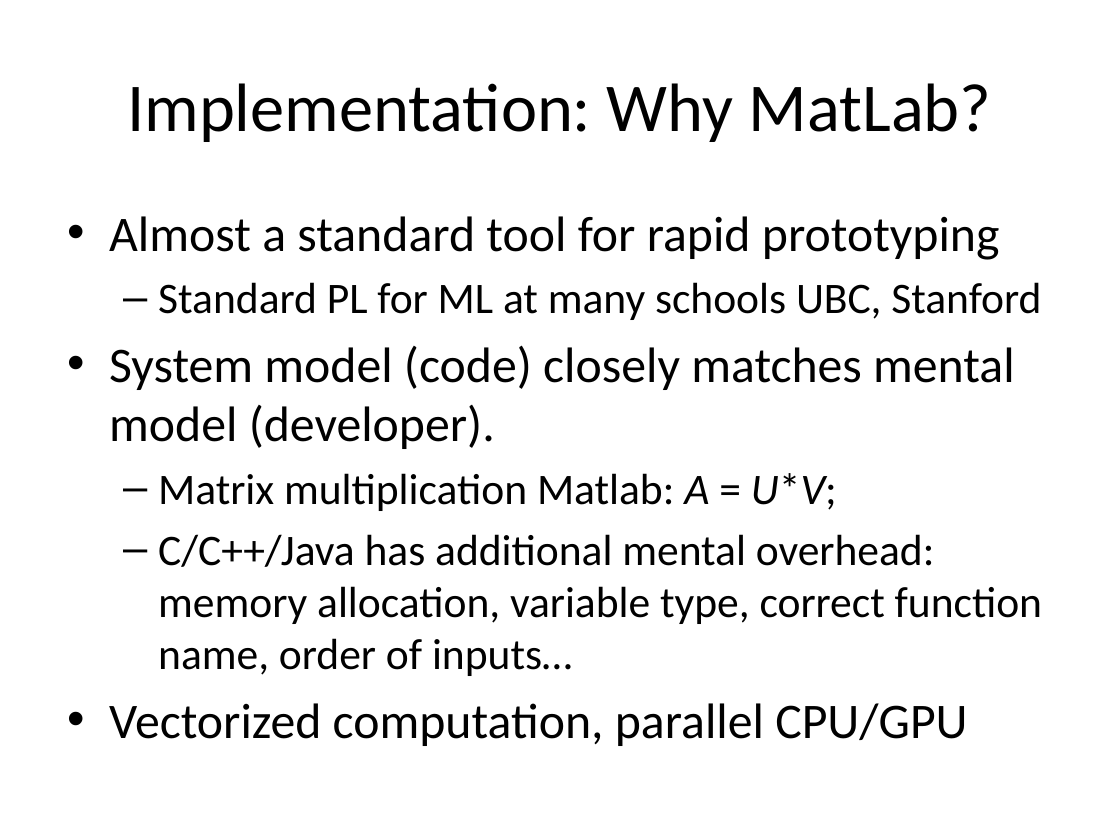
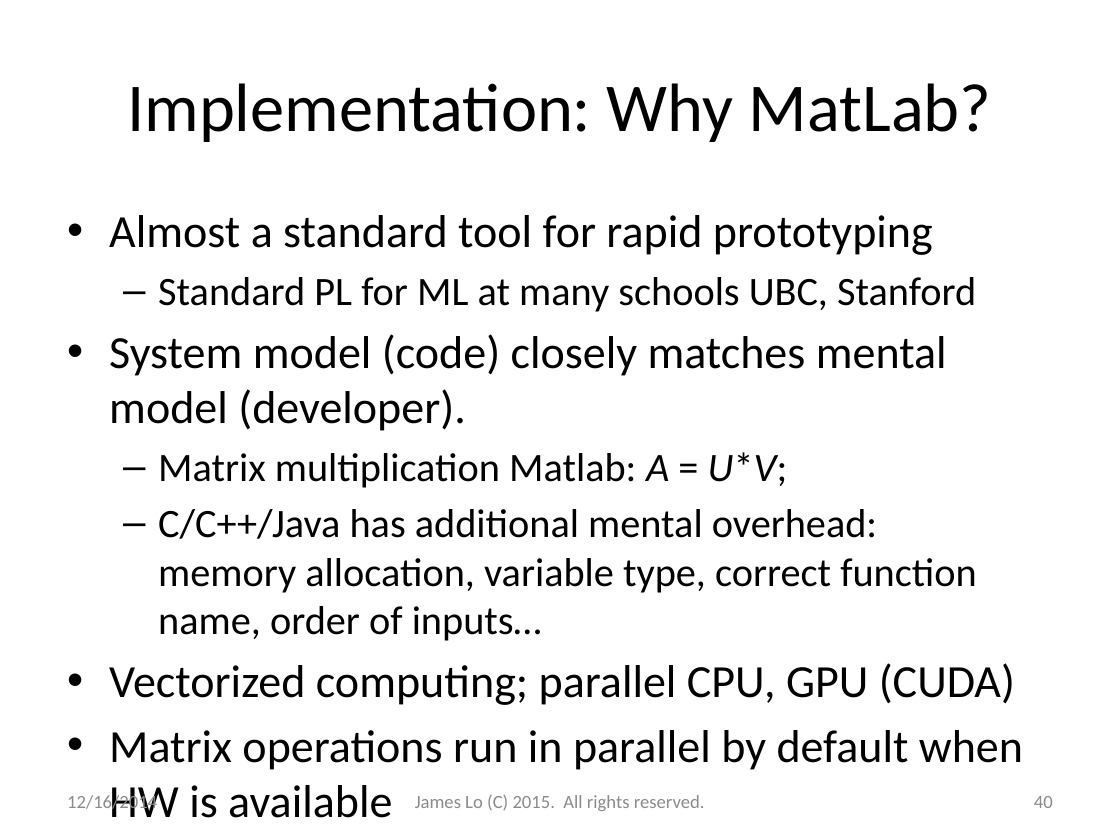
Before and after one commit to jamestklo/MatrixFactorizationMatlab, a slide deck: slide 40 of cs534L-SAGmf.pptx (slide 37 before the commit). Drawn at 1120x840 pixels with LibreOffice and Linux fonts; fonts in the diff are those of the drawing. Boxes give left, top, right and bottom in pixels: in the first picture for what was removed or moved away, otherwise in the second. Text is boxed around its words. In the diff, an @@ line names an element or a change of style, - is before the commit and + after.

```diff
--- a/cs534L-SAGmf.pptx
+++ b/cs534L-SAGmf.pptx
@@ text at <box>109,215,976,641</box>: size 32 to 29.6 pt in "Almost a standard tool for rapid prototyping", "System model (code) closely matches mental model ..."; size 28 to 25.9 pt in "Standard PL for ML at many schools ...", "Matrix multiplication Matlab: A = U*V;", "C/C++/Java has additional mental overhead: memory allocation ..." @@
@@ text at <box>109,663,1023,770</box>: text changed; size 32 to 29.6 pt @@
-• Vectorized computation, parallel CPU/GPU
+• Vectorized computing; parallel CPU, GPU (CUDA)
+• Matrix operations run in parallel by default when HW is available
@@ text added at <box>67,793,157,814</box>, 12 pt, text #8C8C8C @@
+12/16/2014
@@ text added at <box>415,795,705,811</box>, 12 pt, text #8C8C8C @@
+James Lo (C) 2015. All rights reserved.
@@ page number added at <box>1034,796,1053,808</box>, 12 pt, text #8C8C8C @@
+40
```
Also in this commit, not shown: 45 other slides changed, 12 slides added, 8 slides removed, 1 other file.
